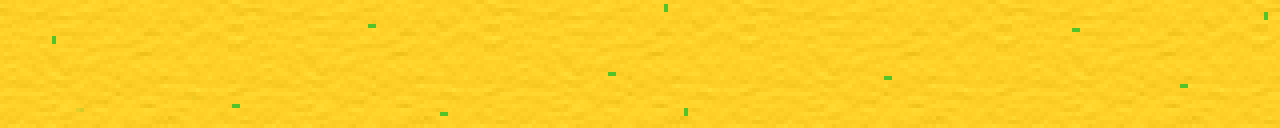
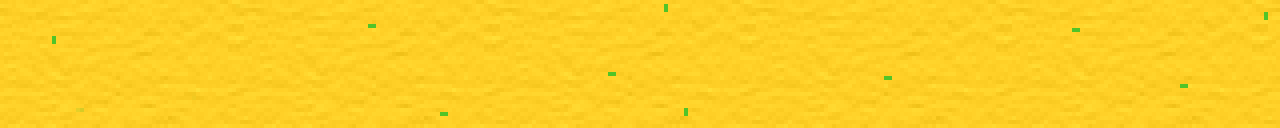
Before/after of a 1280px x 128px layered artwork. What changed in the layer stack:
painted on "cactii" over bbox(232, 104, 240, 108)
